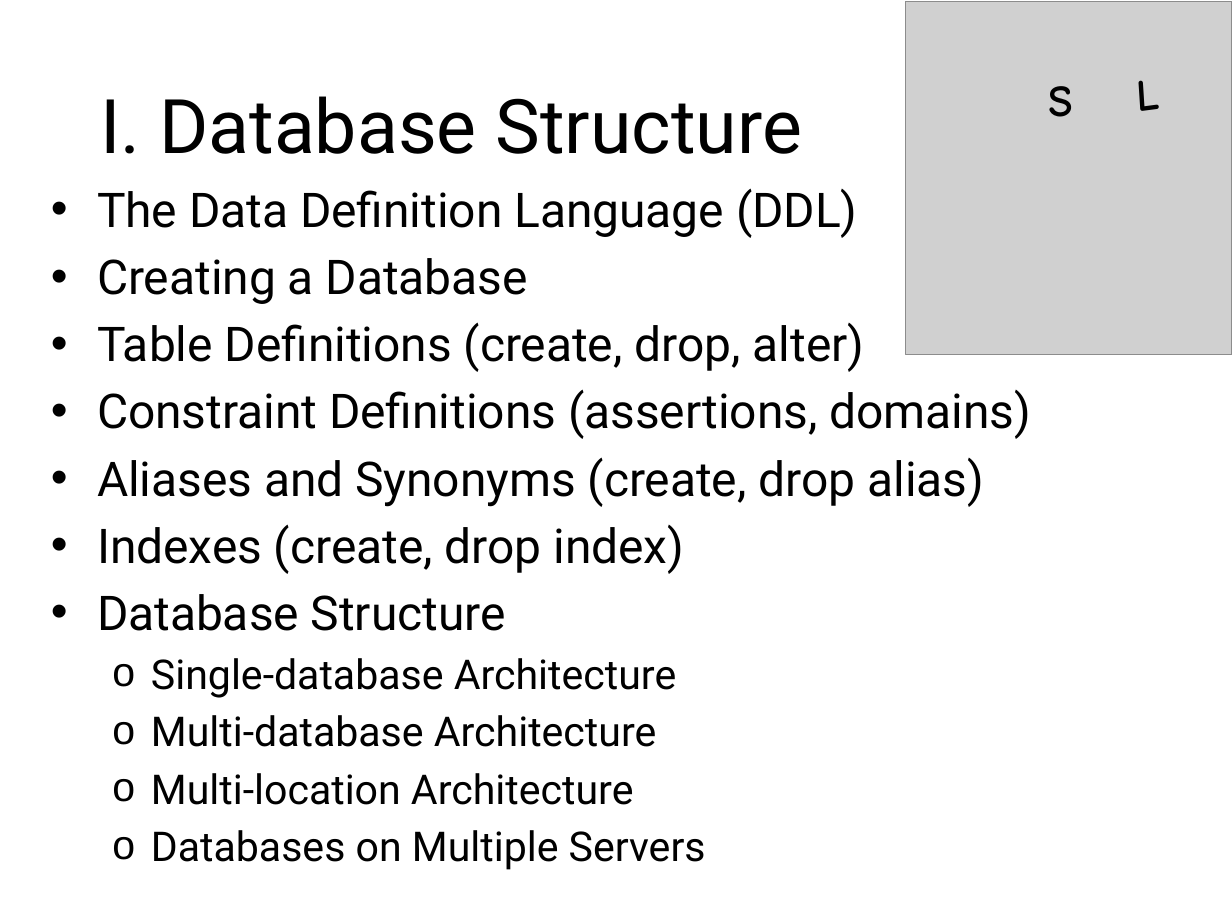
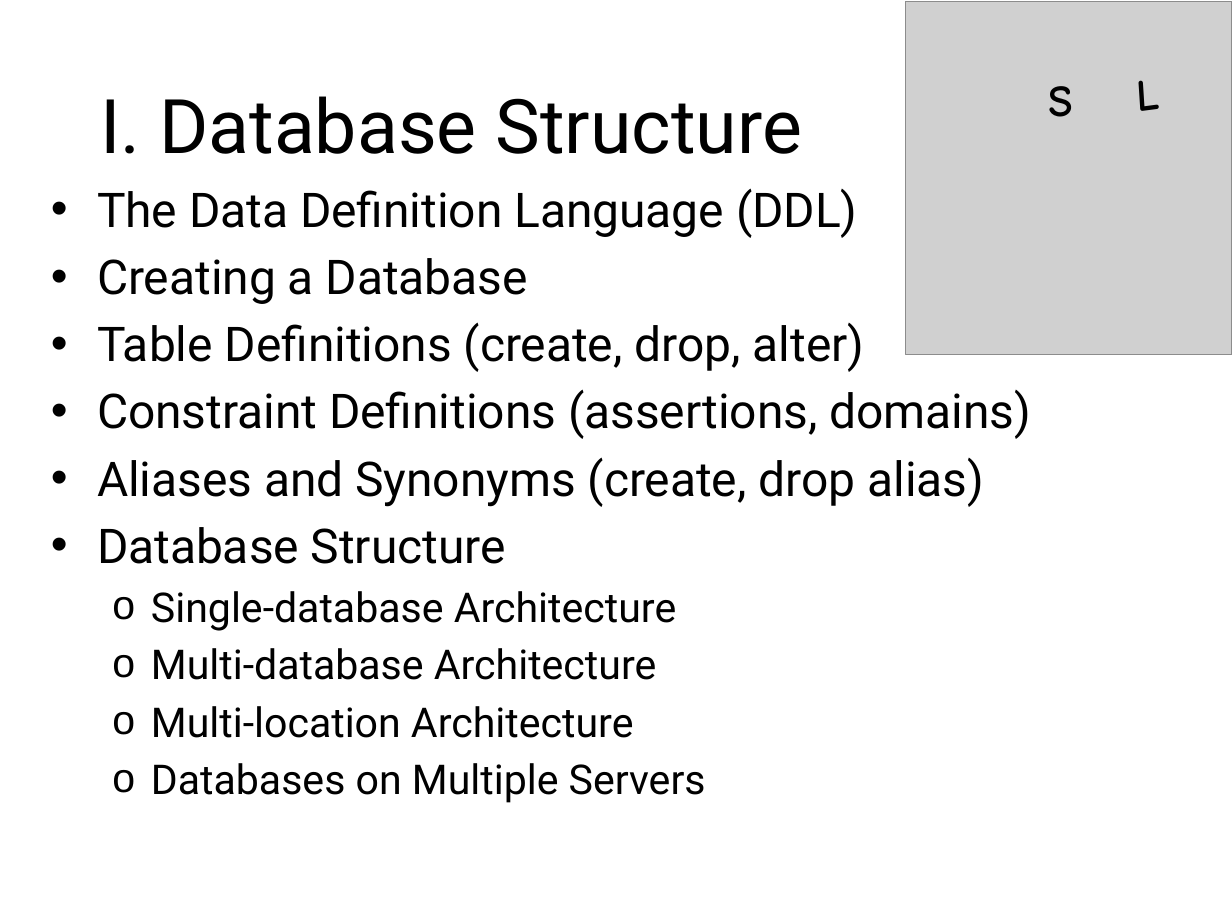
Before and after one commit to sonvq/sqltraining, a slide deck: slide 7 of QS_Training_SQL_Overview.pptx. Drawn at 1232x924 pixels with LibreOffice and Linux fonts; fonts in the diff are those of the drawing; grey boxes stand for pictures; background and template pictures are left out. Boxes give left, top, right and bottom in pixels: in the first picture for what was removed or moved away, otherwise in the second. Text is boxed around its words. In the diff, an @@ line names an element or a change of style, - is before the commit and + after.

```diff
--- a/QS_Training_SQL_Overview.pptx
+++ b/QS_Training_SQL_Overview.pptx
@@ text at bbox=[97, 524, 684, 574]: paragraph removed @@
-• Indexes (create, drop index)
```
Also in this commit, not shown: 4 other slides changed, 2 slides added, 2 slides removed, 1 other file.
